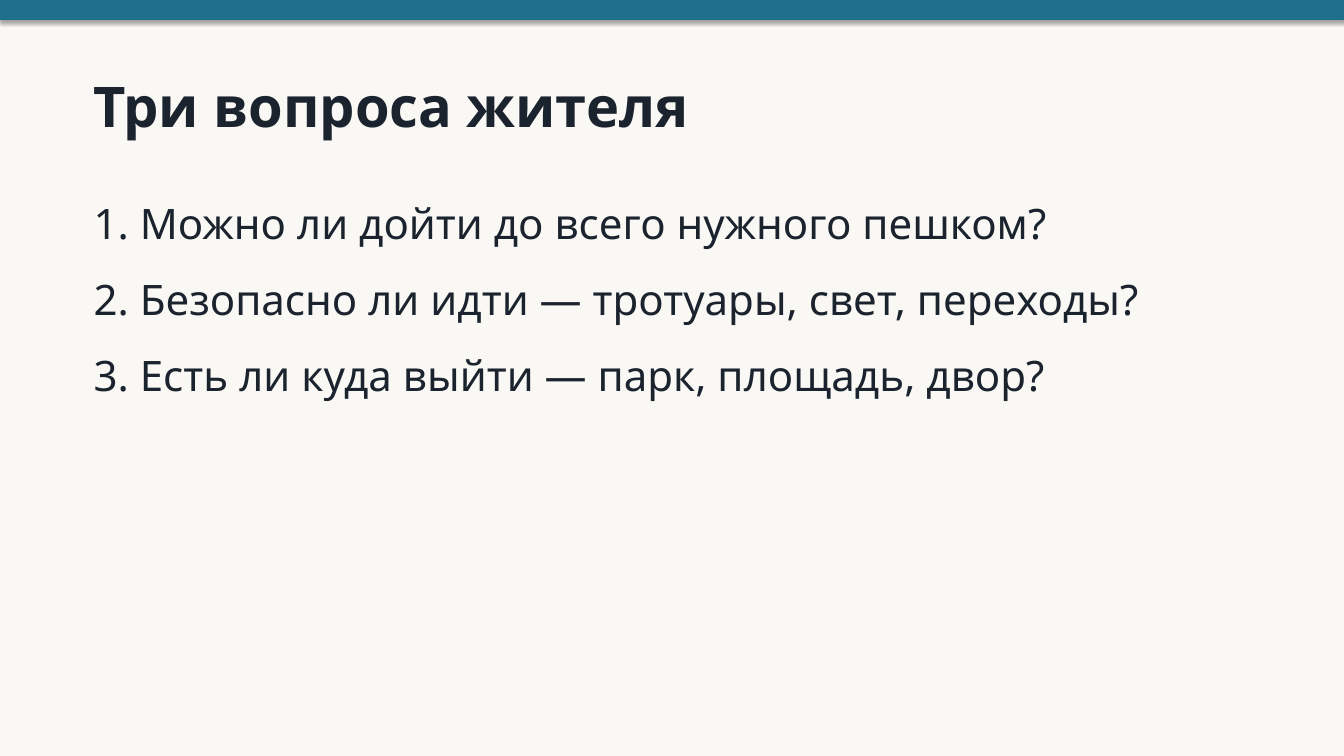
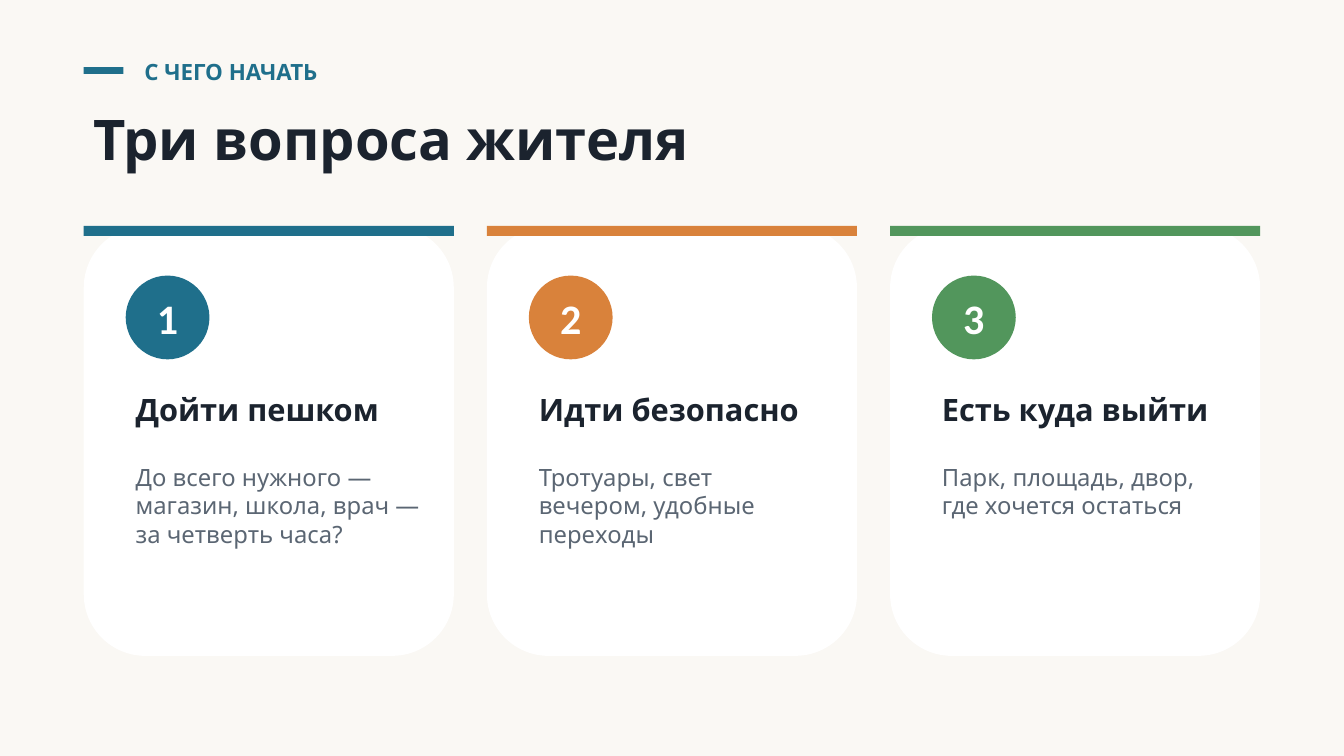
Before and after one commit to veracerkof-debug/deixis-app, a slide deck: slide 2 of android/phone/src/main/assets/demo/Лекция. Город 15 минут.pptx. Drawn at 1344x756 pixels with LibreOffice and Linux fonts; fonts in the diff are those of the drawing. Boxes give left, top, right and bottom in pixels: in the first picture for what was removed or moved away, otherwise in the second. Text is boxed around its words. In the diff, an @@ line names an element or a change of style, - is before the commit and + after.

```diff
--- a/android/phone/src/main/assets/demo/Лекция. Город 15 минут.pptx
+++ b/android/phone/src/main/assets/demo/Лекция. Город 15 минут.pptx
@@ rectangle: place and size @@
-rectangle at (0,0,1344,20)
+rectangle at (84,68,123,75)
@@ rectangle at (84,68,123,75): shadow off @@
@@ text added at (144,63,318,81), 16 pt, text #1F6F8B, bold @@
+С ЧЕГО НАЧАТЬ
@@ text "Три вопроса жителя": place and size @@
-text "Три вопроса жителя" at (94,87,689,141)
+text "Три вопроса жителя" at (94,120,689,174)
@@ text removed at (94,207,1138,401) @@
-1. Можно ли дойти до всего нужного пешком?
-2. Безопасно ли идти — тротуары, свет, переходы?
-3. Есть ли куда выйти — парк, площадь, двор?
@@ rounded rectangle added at (84,226,454,656), fill #FFFFFF @@
@@ rectangle added at (84,226,454,236), fill #1F6F8B @@
@@ rounded rectangle added at (487,226,857,656), fill #FFFFFF @@
@@ rectangle added at (487,226,857,236), fill #D9823B @@
@@ rounded rectangle added at (890,226,1260,656), fill #FFFFFF @@
@@ rectangle added at (890,226,1260,236), fill #52965C @@
@@ ellipse added at (126,275,210,359), fill #1F6F8B, 30 pt, text #FFFFFF, bold @@
+1
@@ ellipse added at (529,275,613,359), fill #D9823B, 30 pt, text #FFFFFF, bold @@
+2
@@ ellipse added at (933,275,1016,359), fill #52965C, 30 pt, text #FFFFFF, bold @@
+3
@@ text added at (136,397,378,428), 22 pt, text #1B232E, bold @@
+Дойти пешком
@@ text added at (539,397,799,427), 22 pt, text #1B232E, bold @@
+Идти безопасно
@@ text added at (942,397,1209,429), 22 pt, text #1B232E, bold @@
+Есть куда выйти
@@ text added at (136,469,389,549), 17 pt, text #5B6673 @@
+До всего нужного — магазин, школа, врач — за четверть часа?
@@ text added at (539,469,754,549), 17 pt, text #5B6673 @@
+Тротуары, свет вечером, удобные переходы
@@ text added at (942,469,1194,519), 17 pt, text #5B6673 @@
+Парк, площадь, двор, где хочется остаться
```
Also in this commit, not shown: 4 other slides changed, 28 other files.
